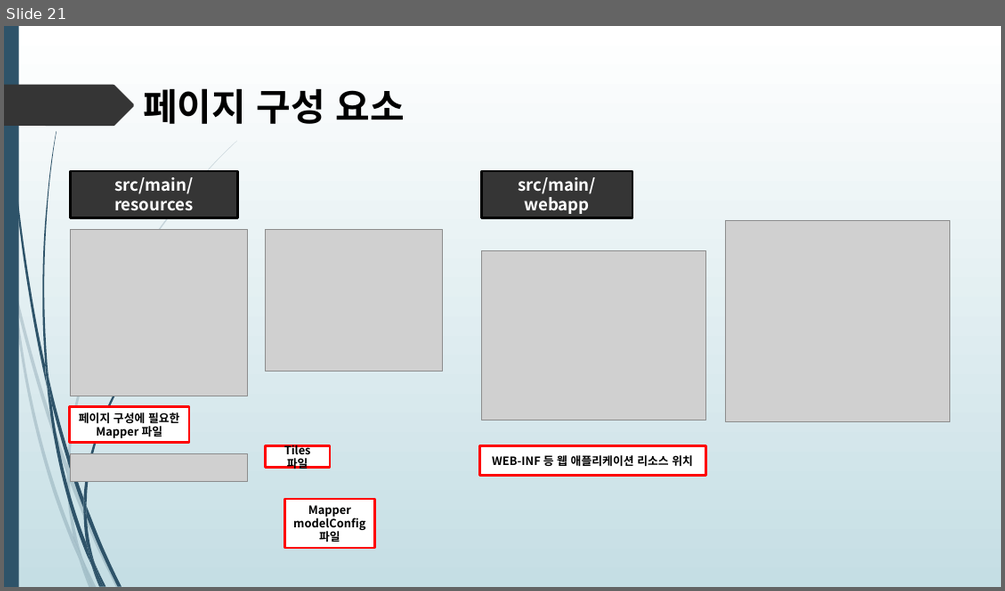
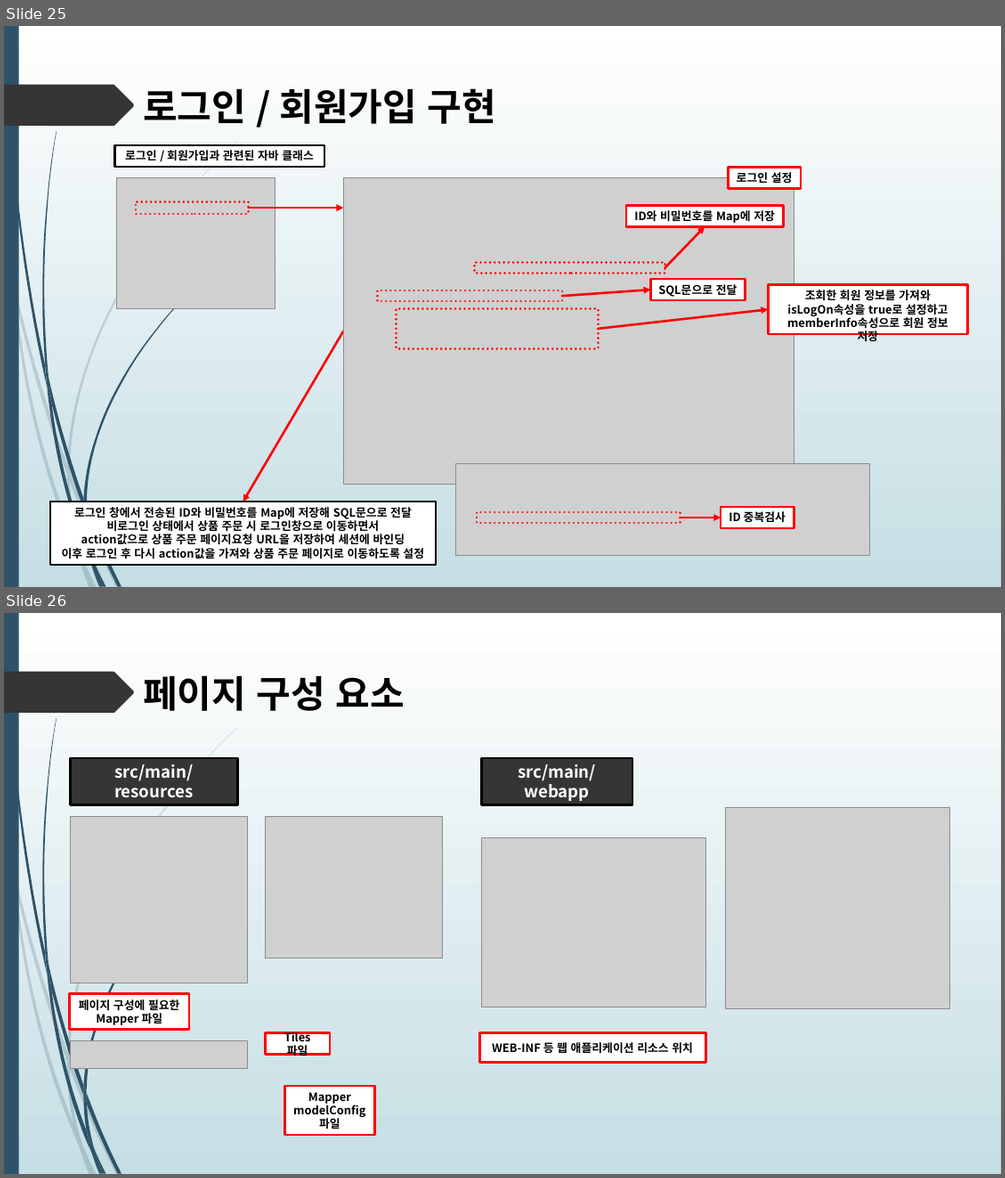
Before and after one commit to himediaai/DongOuk, a slide deck: 쇼핑몰.pptx. Shown one above the other, each under a label of ours: slide 21 before the commit, slides 25 and 26 after it. The pictures are 1005x591 and 1005x1178 pixels, drawn with LibreOffice and Linux fonts; fonts in the diff are those of the drawing; grey boxes stand for pictures. Boxes give left, top, right and bottom in pixels: in the first picture for what was removed or moved away, otherwise in the second. Text is boxed around its words. In the diff, an @@ line names an element or a change of style, - is before the commit and + after.

```diff
--- a/쇼핑몰.pptx
+++ b/쇼핑몰.pptx
@@ slide 25 added at (4,26,1001,587), background gradient #FFFFFF to #C5DEE5; not listed: 24 template elements that a slide beside it also shows @@
@@ text added at (143,88,496,124), 36 pt, text #000000, bold @@
+로그인 / 회원가입 구현
@@ rectangle added at (114,145,324,167), fill #FFFFFF, outline #000000 2.25 pt, 11 pt, text #000000, bold @@
+로그인 / 회원가입과 관련된 자바 클래스
@@ picture added at (116,178,275,308) @@
@@ picture added at (343,178,793,483) @@
@@ rectangle added at (728,168,801,189), fill #FFFFFF, outline #FF0000 2.25 pt, 11 pt, text #000000, bold @@
+로그인 설정
@@ rectangle added at (136,201,249,214), outline #FF0000 2.25 pt dashed @@
@@ arrow added from (249, 208) to (343, 208), #FF0000 2.25 pt @@
@@ rectangle added at (626,206,783,227), fill #FFFFFF, outline #FF0000 2.25 pt, 11 pt, text #000000, bold @@
+ID와 비밀번호를 Map에 저장
@@ arrow added from (665, 267) to (704, 226), #FF0000 2.25 pt @@
@@ rectangle added at (475,263,665,273), outline #FF0000 2.25 pt dashed @@
@@ rectangle added at (377,290,562,301), outline #FF0000 2.25 pt dashed @@
@@ arrow added from (563, 296) to (651, 290), #FF0000 2.25 pt @@
@@ rectangle added at (651,279,745,300), fill #FFFFFF, outline #FF0000 2.25 pt, 11 pt, text #000000, bold @@
+SQL문으로 전달
@@ rectangle added at (769,285,968,334), fill #FFFFFF, outline #FF0000 2.25 pt, 11 pt, text #000000, bold @@
+조회한 회원 정보를 가져와
+isLogOn속성을 true로 설정하고
+memberInfo속성으로 회원 정보 저장
@@ rectangle added at (396,309,598,348), outline #FF0000 2.25 pt dashed @@
@@ arrow added from (598, 329) to (769, 309), #FF0000 2.25 pt @@
@@ arrow added from (343, 331) to (243, 501), #FF0000 2.25 pt @@
@@ picture added at (456,464,870,555) @@
@@ rectangle added at (50,501,436,564), fill #FFFFFF, outline #000000 2.25 pt, 11 pt, text #000000, bold @@
+로그인 창에서 전송된 ID와 비밀번호를 Map에 저장해 SQL문으로 전달
+비로그인 상태에서 상품 주문 시 로그인창으로 이동하면서
+action값으로 상품 주문 페이지요청 URL을 저장하여 세션에 바인딩
+이후 로그인 후 다시 action값을 가져와 상품 주문 페이지로 이동하도록 설정
@@ rectangle added at (477,512,680,523), outline #FF0000 2.25 pt dashed @@
@@ arrow added from (680, 517) to (721, 517), #FF0000 2.25 pt @@
@@ rectangle added at (721,507,794,529), fill #FFFFFF, outline #FF0000 2.25 pt, 11 pt, text #000000, bold @@
+ID 중복검사
@@ what was slide 21 is now slide 26 @@
```
Also in this commit, not shown: 2 slides changed, 4 other slides added.
